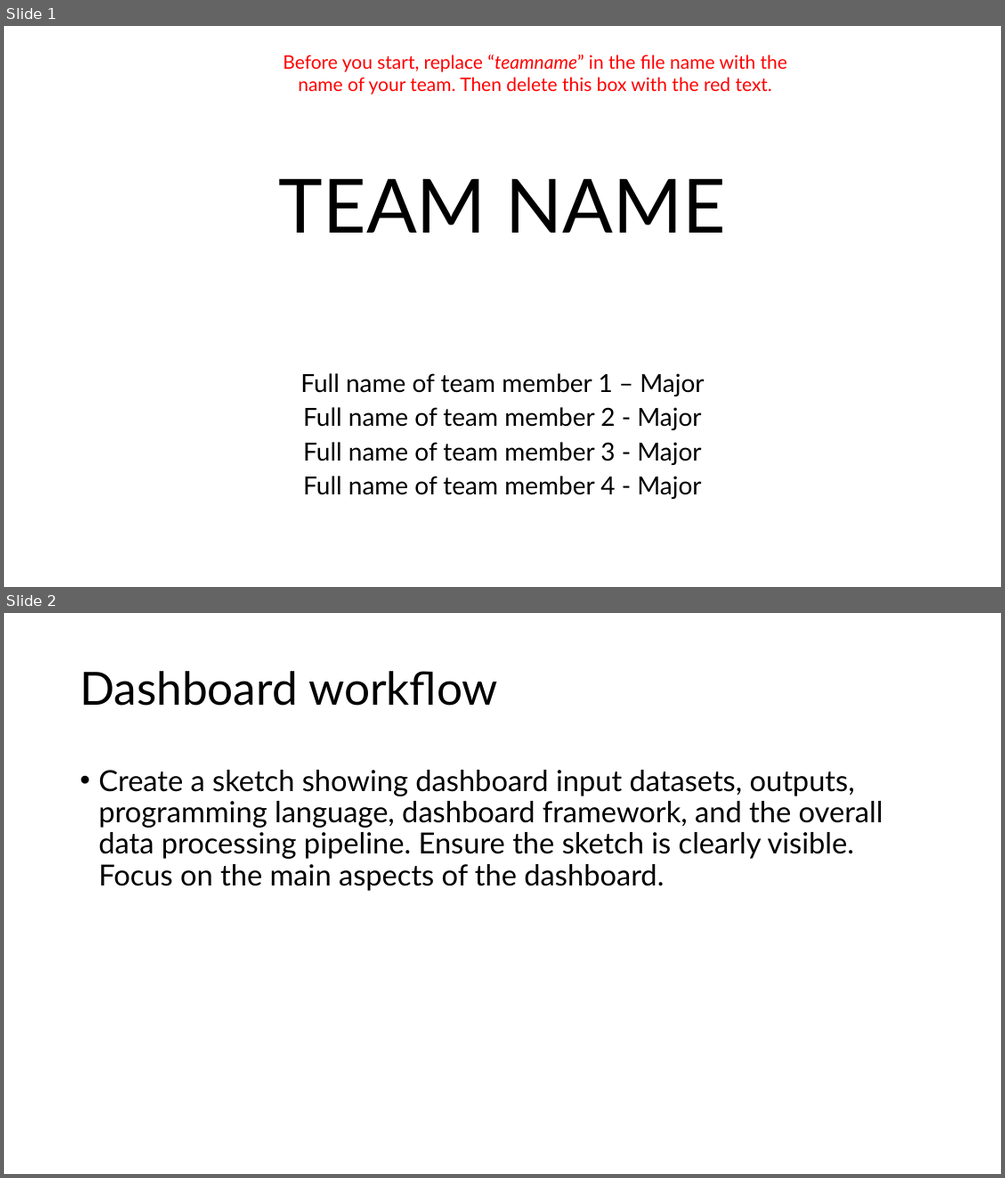
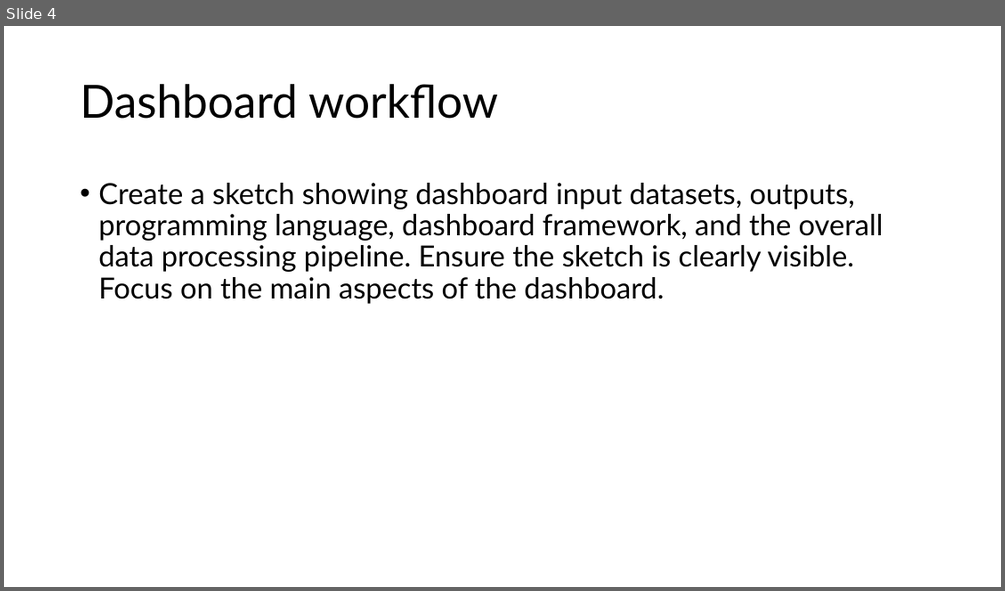
Before and after one commit to aepritchard/TAPS-Hackathon-2024, a slide deck: statflow_wildcat_hackathon_2024.pptx. Shown one above the other, each under a label of ours: slides 1 and 2 before the commit, slide 4 after it. The pictures are 1005x1178 and 1005x591 pixels, drawn with LibreOffice and Linux fonts; fonts in the diff are those of the drawing. Boxes give left, top, right and bottom in pixels: in the first picture for what was removed or moved away, otherwise in the second. Text is boxed around its words. In the diff, an @@ line names an element or a change of style, - is before the commit and + after.

```diff
--- a/statflow_wildcat_hackathon_2024.pptx
+++ b/statflow_wildcat_hackathon_2024.pptx
@@ slide 1 removed at (x1=4, y1=26, x2=1001, y2=587), background #FFFFFF @@
@@ text removed at (x1=283, y1=54, x2=787, y2=95) @@
-Before you start, replace “teamname” in the file name with the name of your team. Then delete this box with the red text.
@@ title removed at (x1=279, y1=178, x2=725, y2=232) @@
-TEAM NAME
@@ subtitle removed at (x1=300, y1=373, x2=704, y2=499) @@
-Full name of team member 1 – Major
-Full name of team member 2 - Major
-Full name of team member 3 - Major
-Full name of team member 4 - Major
@@ what was slide 2 is now slide 4 @@
```
Also in this commit, not shown: 3 slides added.
